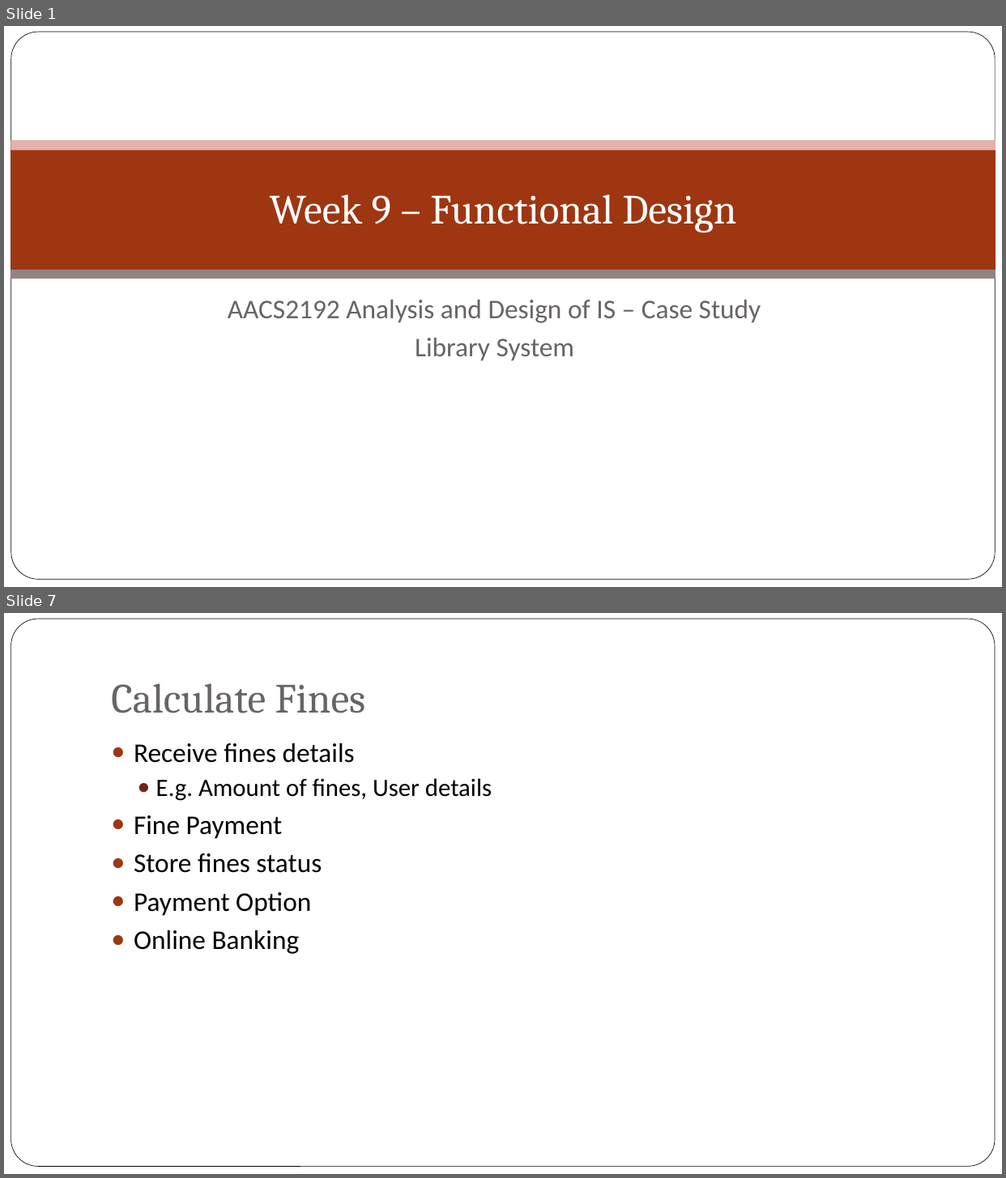
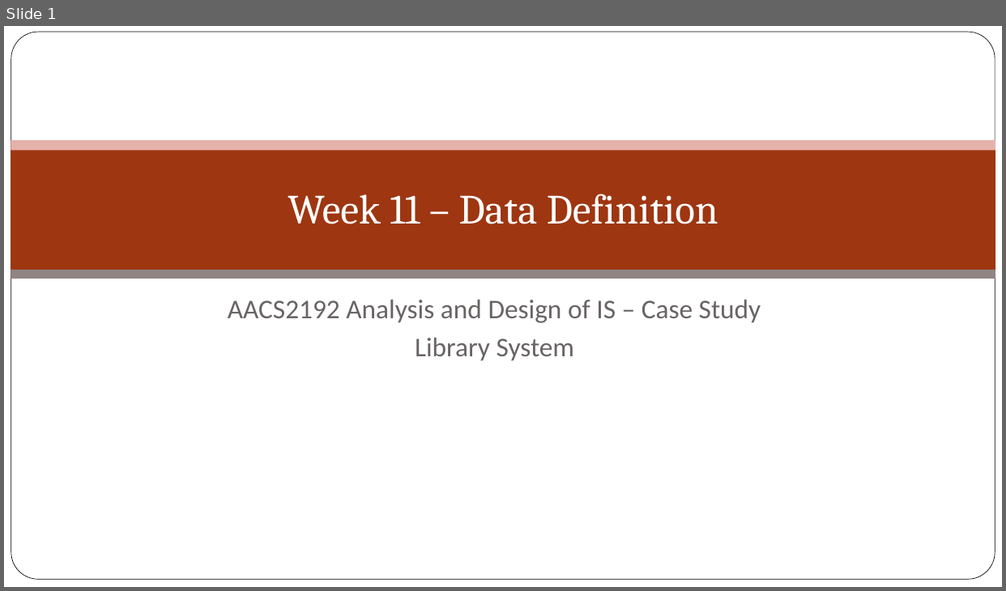
Before and after one commit to jyu1129/Library-System-IS-assignment, a slide deck: Week 9/Week 9 – Functional Design.pptx. Shown one above the other, each under a label of ours: slides 1 and 7 before the commit, slide 1 after it; the slides between them are not shown. The pictures are 1006x1178 and 1006x591 pixels, drawn with LibreOffice and Linux fonts; fonts in the diff are those of the drawing; background and template pictures are left out. Boxes give left, top, right and bottom in pixels: in the first picture for what was removed or moved away, otherwise in the second. Text is boxed around its words. In the diff, an @@ line names an element or a change of style, - is before the commit and + after.

Commit message:
updated week 11 and powerpoint

```diff
--- a/Week 9/Week 9 – Functional Design.pptx
+++ b/Week 9/Week 9 – Functional Design.pptx
@@ slide 7 removed at (4, 613, 1002, 1174), background picture (left out) @@
@@ rounded rectangle removed at (10, 619, 995, 1167) @@
@@ title removed at (111, 683, 366, 713) @@
-Calculate Fines
@@ text removed at (134, 743, 492, 954) @@
-● Receive fines details
-  ● E.g. Amount of fines, User details
-● Fine Payment
-● Store fines status
-● Payment Option
-● Online Banking
@@ slide 1 changed as well @@
@@ title at (288, 194, 718, 224): text changed @@
-Week 9 – Functional Design
+Week 11 – Data Definition
```
Also in this commit, not shown: 1 other slide changed, 28 slides added, 8 other slides removed, 2 other files.
